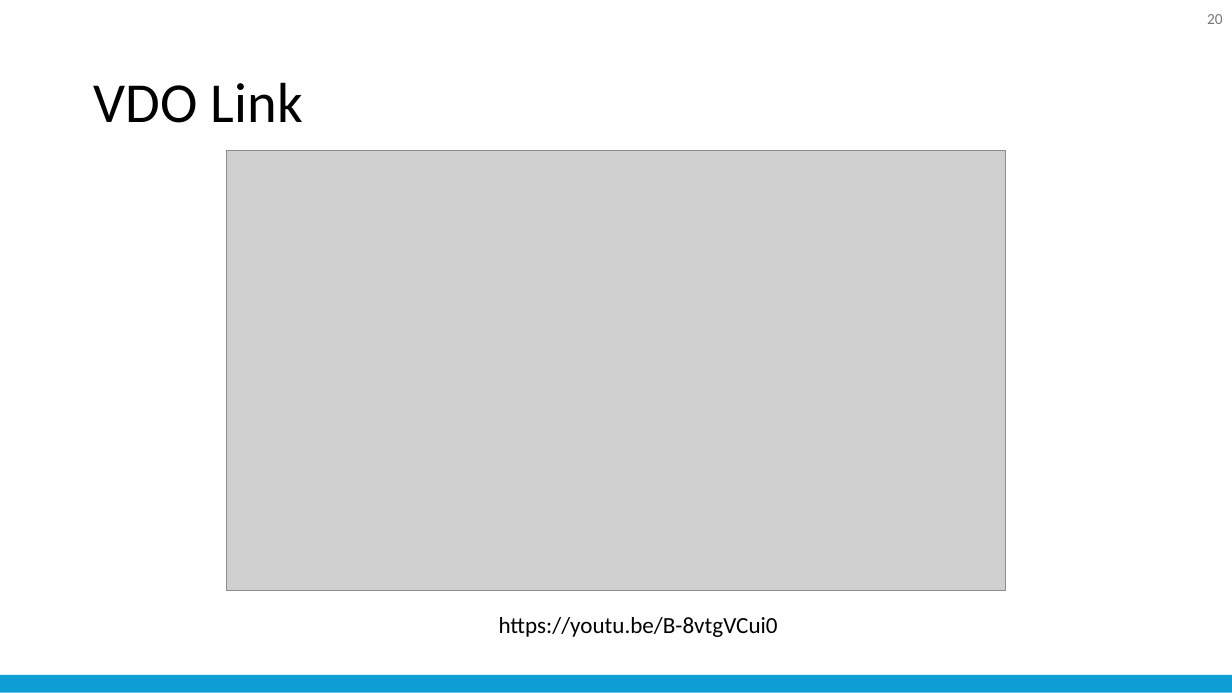
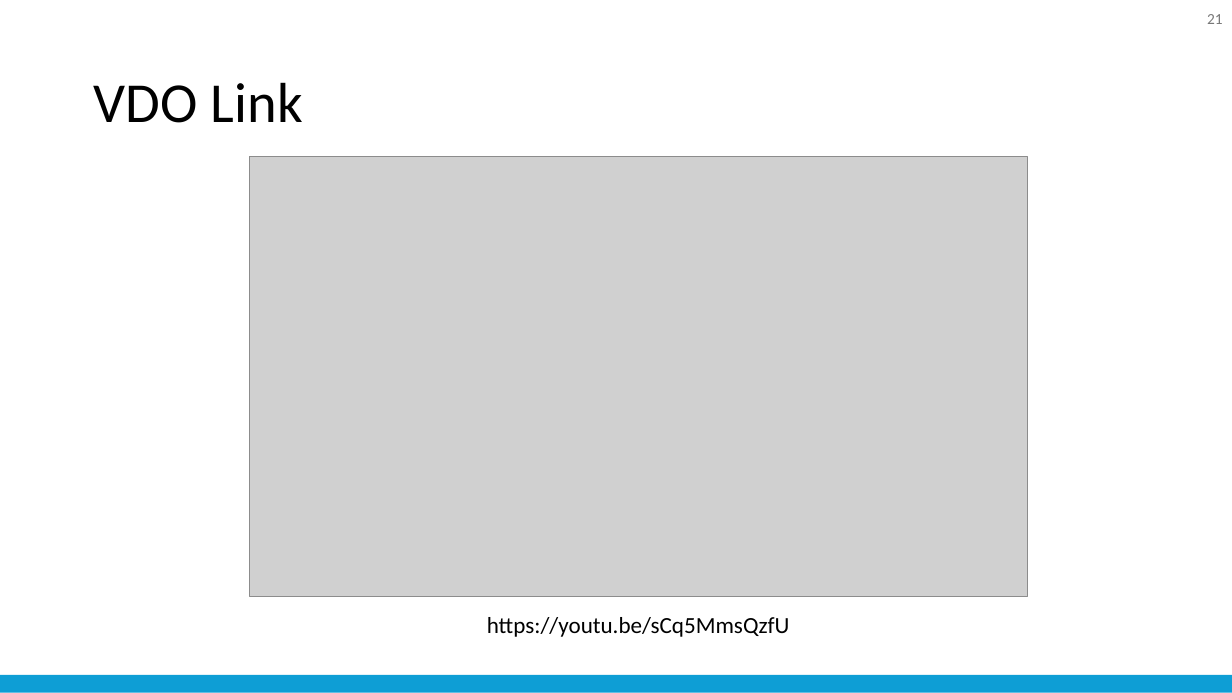
Before and after one commit to nattapong232/DentistBooking, a slide deck: slide 21 of SRS.pptx (slide 20 before the commit). Drawn at 1232x693 pixels with LibreOffice and Linux fonts; fonts in the diff are those of the drawing; grey boxes stand for pictures. Boxes give left, top, right and bottom in pixels: in the first picture for what was removed or moved away, otherwise in the second. Text is boxed around its words. In the diff, an @@ line names an element or a change of style, - is before the commit and + after.

```diff
--- a/SRS.pptx
+++ b/SRS.pptx
@@ page number at [1207, 14, 1223, 24]: text changed @@
-20
+21
@@ picture: place and size @@
-picture at [227, 151, 1006, 591]
+picture at [250, 156, 1028, 596]
@@ text at [487, 617, 790, 637]: text changed @@
-https://youtu.be/B-8vtgVCui0
+https://youtu.be/sCq5MmsQzfU
```
Also in this commit, not shown: 11 other slides changed, 1 slide added, 21 other files.
